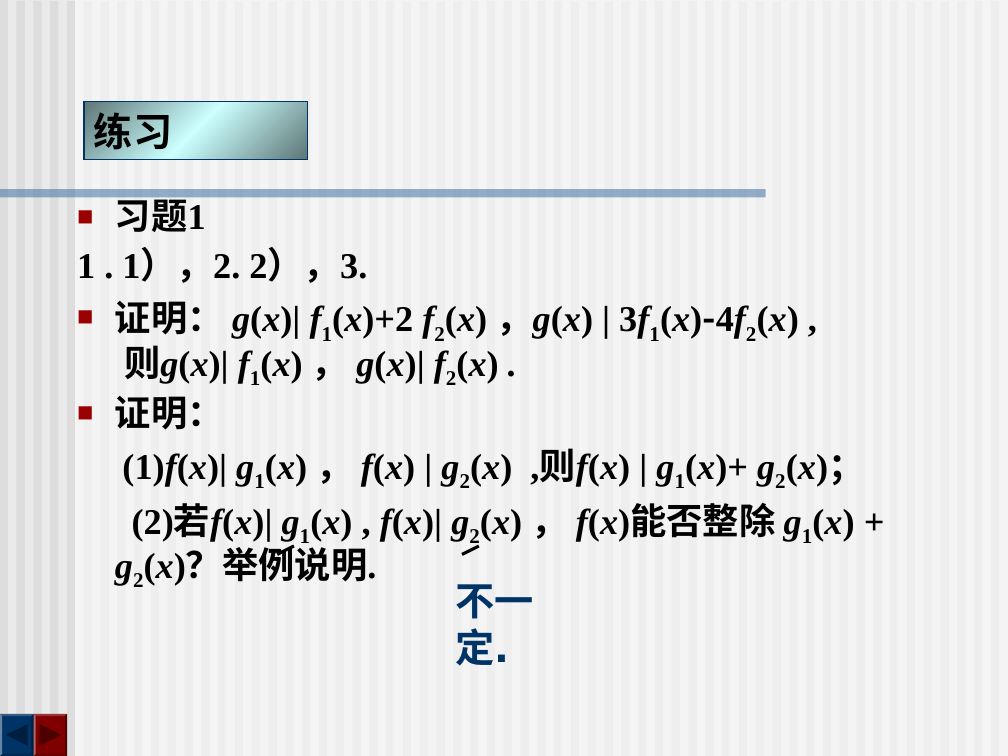
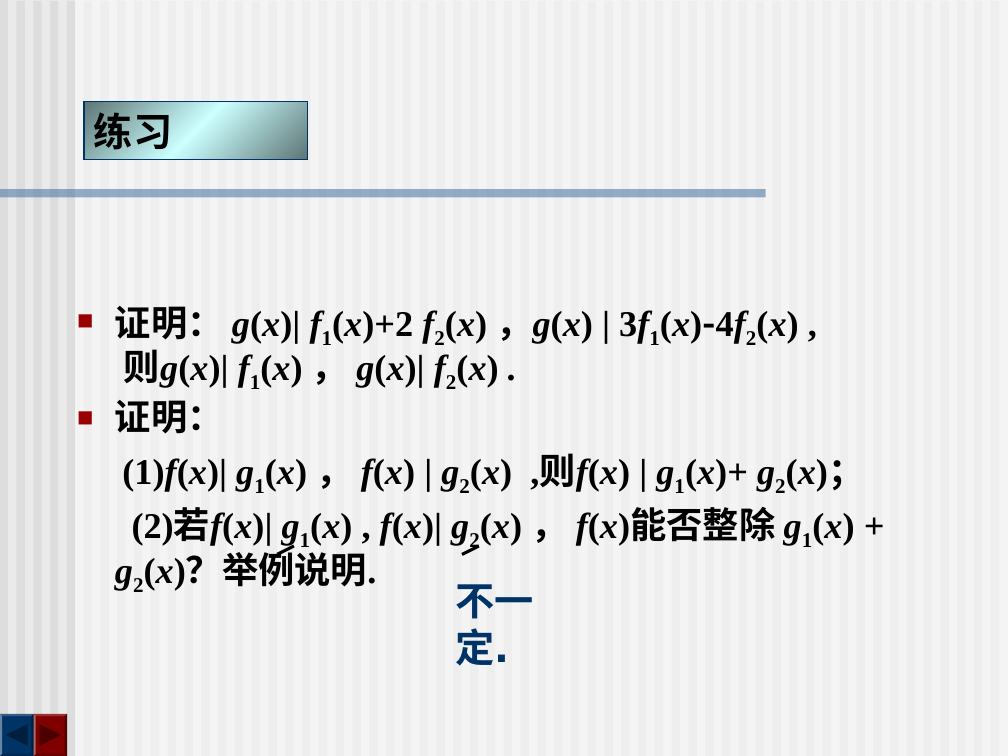
Before and after one commit to zhangbiaomath/zhangbiaomath.github.io, a slide deck: slide 32 of teaching/gaodai/课件/第1章-多项式.ppt. Drawn at 1008x756 pixels with LibreOffice and Linux fonts; fonts in the diff are those of the drawing. Boxes give left, top, right and bottom in pixels: in the first picture for what was removed or moved away, otherwise in the second. Text is boxed around its words. In the diff, an @@ line names an element or a change of style, - is before the commit and + after.

```diff
--- a/teaching/gaodai/课件/第1章-多项式.ppt
+++ b/teaching/gaodai/课件/第1章-多项式.ppt
@@ text at (77, 193, 367, 283): paragraphs removed @@
-■ 习题1
-1 . 1），2. 2），3.
```
Also in this commit, not shown: 2 other slides changed, 1 slide removed.
